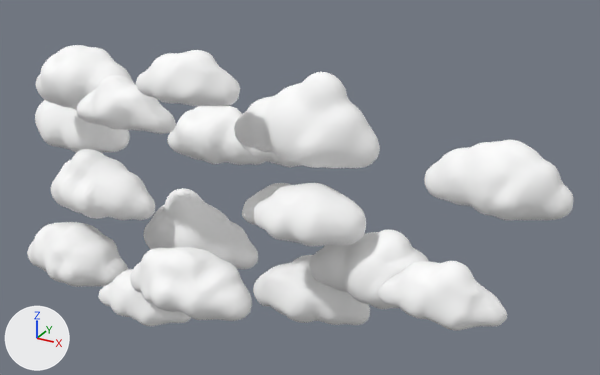
The glTF model public/clouds/clouds_mat.glb, before and after one commit.
Camera for both pictures: a camera (50 mm lens) standing at (16.7, -24.8, 14.4) and looking at (2.2, 1.5, 1.3). The lights are fixed; the arrows at lower left show +X, +Y and +Z. Where no turn or scale is listed for an object, it has been applied to the vertices. Vertices at the same position are counted once.

Names of what the first picture shows: 'cloud.001', 'cloud.002', 'cloud.003', 'cloud.004', 'cloud.005', 'cloud.006', 'cloud.007', 'cloud.009', 'cloud.010', 'cloud.011', 'cloud.012', 'cloud.013', 'cloud.014', 'cloud.015', 'cloud.016', 'cloud.017', 'cloud.018', 'cloud.019'.
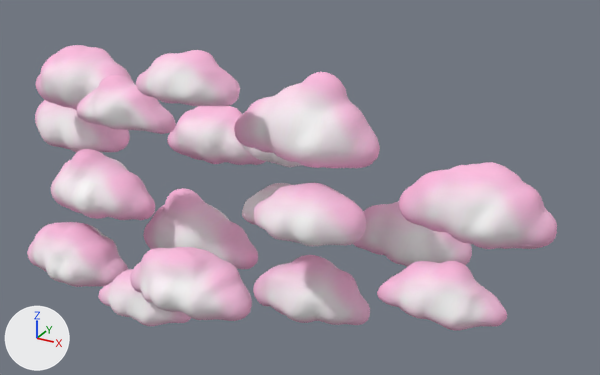
Where the newer file only moved an object's origin or applied its transform, the numbers keep the older frame.

What changed in the scene script:
```text
Change mat_cloudmaterial:
    remove mat_cloudmaterial.base_color = (1.0, 1.0, 1.0)  # white #ffffff
    add mat_cloudmaterial.texture = img_pinkcolormap
Change me_mesh_004:
    where me_mesh_004.from_pydata(...)  # 2650 vertices, 5296 faces; spans x -8.68..-3.5, y -2.12..0.74, z -0.9..1.92
    me_mesh_004 part 1: texture (UV) coordinates changed
Change me_mesh_006:
    where me_mesh_006.from_pydata(...)  # 2650 vertices, 5296 faces; spans x -10.05..-4.87, y -2.76..0.17, z -4.07..-1.34
    me_mesh_006 part 2: texture (UV) coordinates changed
Change me_mesh_007:
    where me_mesh_007.from_pydata(...)  # 1626 vertices, 3248 faces; spans x 0.24..4.19, y -0.46..1.65, z -0.2..1.66
    me_mesh_007 part 3: texture (UV) coordinates changed
Change me_mesh_008:
    where me_mesh_008.from_pydata(...)  # 1626 vertices, 3248 faces; spans x -3.08..1.12, y 1.0..3.45, z 1.84..4.02
    used by ob_cloud_006; location = (0.0, 0.0, 0.0); rotation_euler = (3.142, 0.0, 0.0), in degrees (180, 0, 0); scale = (-1.0, -1.0, -1.0)
    me_mesh_008 part 4: texture (UV) coordinates changed
Change me_mesh_009:
    where me_mesh_009.from_pydata(...)  # 1626 vertices, 3248 faces; spans x -5.68..-1.38, y -2.89..-0.73, z 3.77..5.81
    me_mesh_009 part 5: texture (UV) coordinates changed
Change me_mesh_027:
    where me_mesh_027.from_pydata(...)  # 1626 vertices, 3248 faces; spans x 5.7..9.9, y 0.51..2.96, z 0.34..2.52
    used by ob_cloud_010; location = (0.0, 0.0, 0.0); rotation_euler = (3.142, 0.0, 0.0), in degrees (180, 0, 0); scale = (-1.26, -1.26, -1.26)
    me_mesh_027 part 6: texture (UV) coordinates changed
Change me_mesh_018:
    where me_mesh_018.from_pydata(...)  # 2658 vertices, 5312 faces; spans x 0.43..6.13, y -1.57..1.39, z 3.2..6.56
    me_mesh_018 part 7: texture (UV) coordinates changed
Change me_mesh_019:
    where me_mesh_019.from_pydata(...)  # 2649 vertices, 5294 faces; spans x -2.23..2.9, y -5.03..-2.02, z -2.05..0.47
    me_mesh_019 part 8: texture (UV) coordinates changed
Change me_mesh_020:
    remove me_mesh_020.from_pydata(...)  # 2650 vertices, 5296 faces; spans x 3.61..8.78, y -1.54..1.38, z -1.71..1.11
    add me_mesh_020.from_pydata(...)  # 2650 vertices, 5296 faces; spans x 3.61..8.78, y 1.75..4.67, z -1.71..1.11
    me_mesh_020 part 9: the whole mesh is moved by (0.0, 3.29, 0.0)
    me_mesh_020 part 10: texture (UV) coordinates changed
Change me_mesh_021:
    remove me_mesh_021.from_pydata(...)  # 2650 vertices, 5296 faces; spans x 7.32..12.5, y 0.17..3.09, z 1.94..4.63
    add me_mesh_021.from_pydata(...)  # 2650 vertices, 5296 faces; spans x 7.32..12.5, y -2.17..0.75, z 1.94..4.63
    me_mesh_021 part 11: the whole mesh is moved by (0.0, -2.34, 0.0)
    me_mesh_021 part 12: texture (UV) coordinates changed
Change me_mesh_022:
    where me_mesh_022.from_pydata(...)  # 2650 vertices, 5296 faces; spans x -6.36..-1.18, y 3.17..6.09, z 0.12..2.84
    me_mesh_022 part 13: texture (UV) coordinates changed
Change me_mesh_023:
    where me_mesh_023.from_pydata(...)  # 1626 vertices, 3248 faces; spans x -2.03..1.92, y -3.48..-1.37, z 5.53..7.39
    me_mesh_023 part 14: texture (UV) coordinates changed
Change me_mesh_024:
    where me_mesh_024.from_pydata(...)  # 1626 vertices, 3248 faces; spans x 1.99..6.19, y -2.57..-0.11, z 0.67..2.85
    me_mesh_024 part 15: texture (UV) coordinates changed
Change me_mesh_025:
    where me_mesh_025.from_pydata(...)  # 1626 vertices, 3248 faces; spans x 7.22..11.53, y -3.0..-0.84, z -0.5..1.54
    me_mesh_025 part 16: texture (UV) coordinates changed
Change me_mesh_026:
    where me_mesh_026.from_pydata(...)  # 1626 vertices, 3248 faces; spans x -4.63..-0.33, y -3.81..-1.65, z -3.61..-1.57
    me_mesh_026 part 17: texture (UV) coordinates changed
```

Changed parts and their boxes [x1, y1, x2, y2] in the pictures (600 x 375 px; the box of a moved part takes in the faces that stretch with it):
'cloud.013', surface changed, mesh moved
    before: [424, 140, 573, 220]
    after: [399, 162, 557, 249]
'cloud.019', surface changed
    both: [234, 72, 380, 168]
'cloud.012', surface changed, mesh moved
    before: [309, 230, 429, 309]
    after: [353, 201, 472, 267]
'cloud.011', surface changed
    both: [130, 247, 252, 321]
'cloud.017', surface changed
    both: [377, 261, 507, 330]
'cloud.002', surface changed
    both: [253, 255, 370, 325]
'cloud.016', surface changed
    both: [254, 183, 366, 246]
'cloud.003', surface changed
    both: [51, 149, 155, 220]
'cloud.009', surface changed
    both: [143, 188, 258, 269]
'cloud.005', surface changed
    both: [27, 222, 128, 287]
'cloud.015', surface changed
    both: [136, 50, 240, 106]
'cloud.007', surface changed
    both: [77, 75, 176, 134]
'cloud.014', surface changed
    both: [167, 106, 266, 165]
'cloud.004', surface changed
    both: [36, 45, 134, 110]
'cloud.010', surface changed
    both: [35, 100, 130, 152]
'cloud.018', surface changed
    both: [98, 269, 191, 326]
'cloud.001', surface changed
    both: [242, 183, 291, 225]
'cloud.006', surface changed
    both: [241, 144, 302, 167]
part 9 of me_mesh_020, moved or reshaped
    before: [309, 230, 429, 309]
    after: [353, 201, 472, 267]
part 11 of me_mesh_021, moved or reshaped
    before: [424, 140, 573, 220]
    after: [399, 162, 557, 249]
